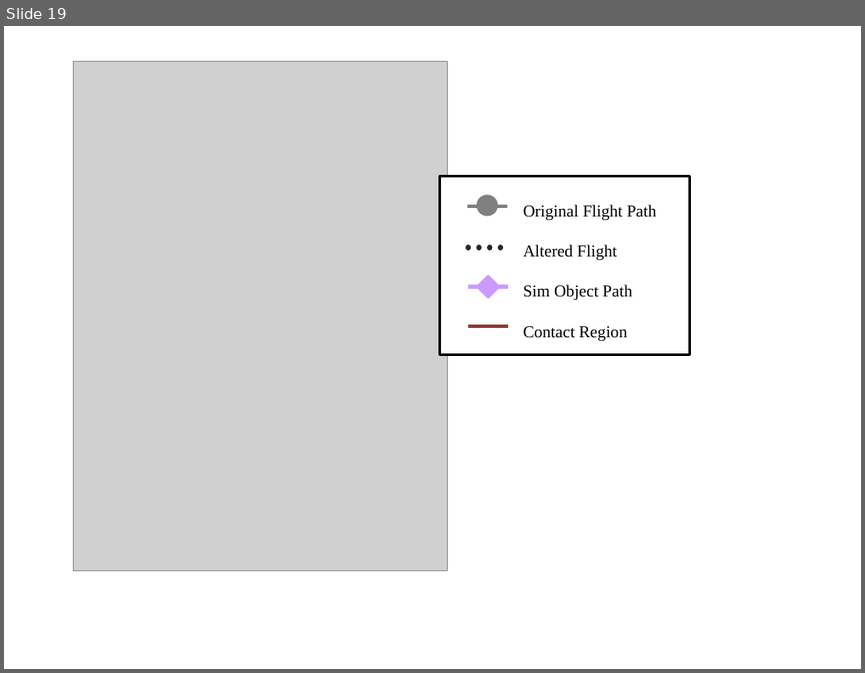
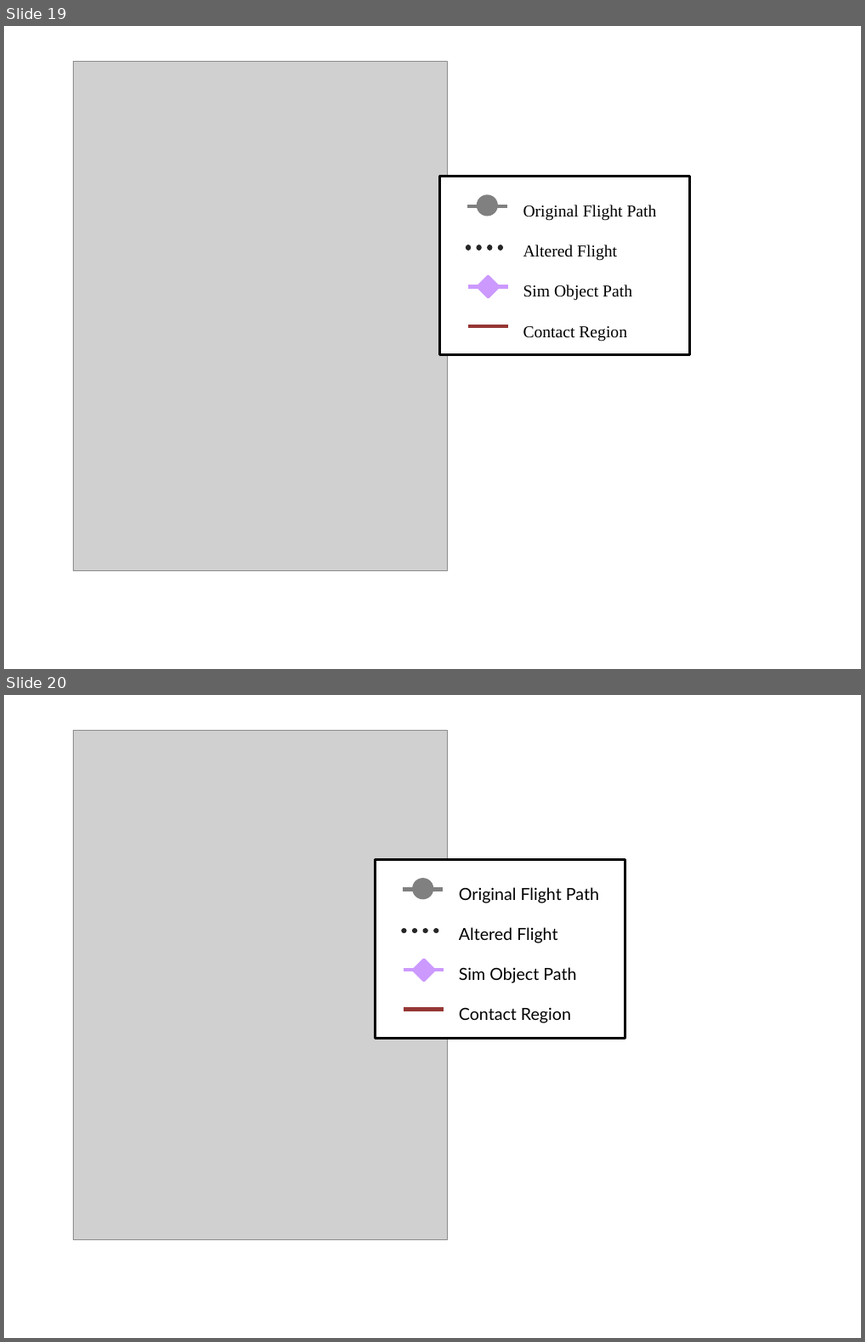
Before and after one commit to Leonardo767/aiaa2019-publication, a slide deck: docs/paper/figs/Diagrams.pptx. Shown one above the other, each under a label of ours: slide 19 before the commit, slides 19 and 20 after it. The pictures are 865x673 and 865x1342 pixels, drawn with LibreOffice and Linux fonts; fonts in the diff are those of the drawing; grey boxes stand for pictures. Boxes give left, top, right and bottom in pixels: in the first picture for what was removed or moved away, otherwise in the second. Text is boxed around its words. In the diff, an @@ line names an element or a change of style, - is before the commit and + after.

```diff
--- a/docs/paper/figs/Diagrams.pptx
+++ b/docs/paper/figs/Diagrams.pptx
@@ slide 20 added at <box>4,695,861,1338</box>, background #FFFFFF @@
@@ picture added at <box>74,731,448,1239</box> @@
@@ rectangle added at <box>375,860,625,1038</box>, fill #FFFFFF, outline #000000 2 pt, 14 pt, text #000000 @@
+Original Flight Path
+Altered Flight
+Sim Object Path
+Contact Region
@@ line added from (404, 890) to (443, 890), #808080 3 pt @@
@@ ellipse added at <box>412,878,433,899</box>, fill #808080 @@
@@ line added from (404, 930) to (443, 930), #262626 4.5 pt dashed @@
@@ line added from (404, 970) to (443, 970), #CC99FF 3 pt @@
@@ diamond added at <box>413,959,434,981</box>, fill #CC99FF, outline #CC99FF 2 pt @@
@@ line added from (404, 1009) to (443, 1009), #953735 3 pt @@
```
Also in this commit, not shown: 1 other file.
